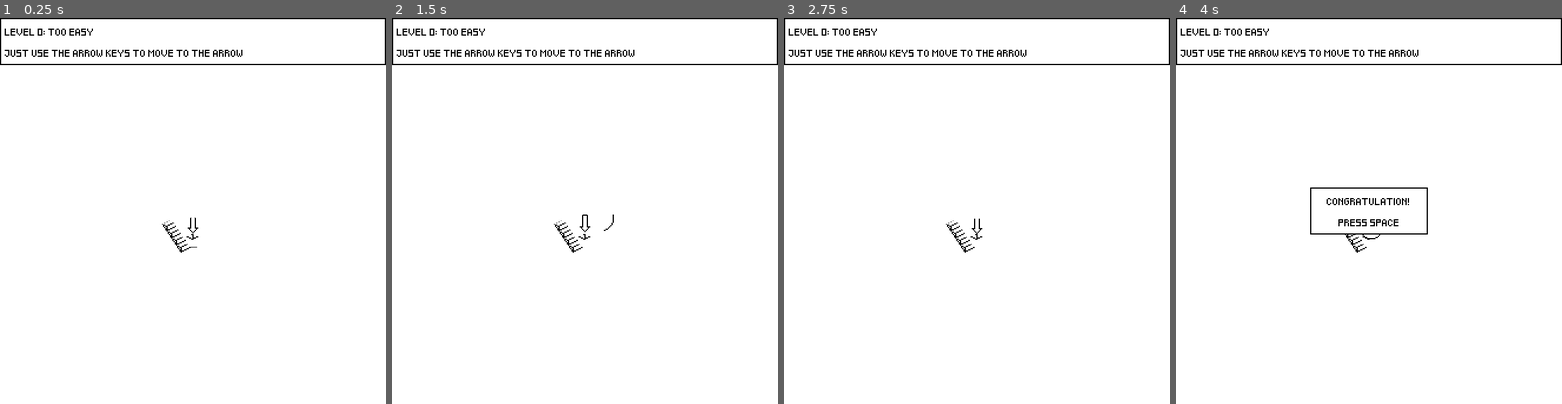
Above: before the commit, frames 1-4 (left to right).
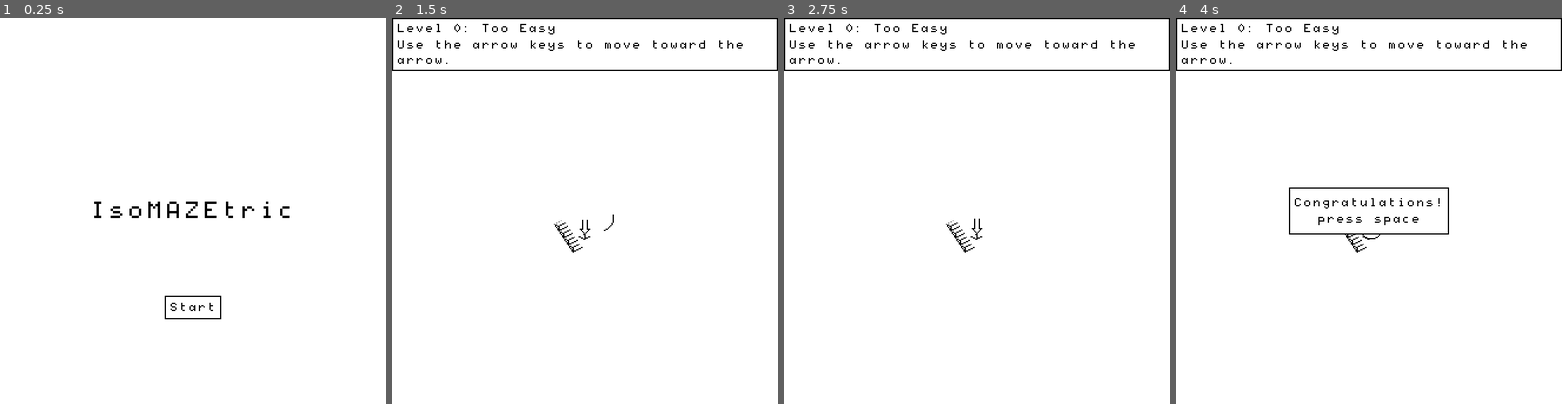
Above: after the commit, the same moments.

Repository: jlcarr/IsoMAZEtric
Game: Godot game, scene res://Menu/Menu.tscn
Two runs of this game, one before a commit and one after it. Both use one fixed random seed, a clock stepped at 60 frames per second and the inputs below. Before the commit the project starts from res://Main.tscn.
Inputs (mouse positions are in pixels of both pictures, inside the frame that each line leads up to):
- Up to frame 1 (0.25 s): no input
- Up to frame 2 (1.5 s): click (585, 307) at 0.5 s, where only the run after the commit has a clickable "Start"; tap Enter at 1.25 s; hold Right (ui_right) from 1.28 s (still down); hold Space (ui_jump) from 1.28 s (still down)
- Up to frame 3 (2.75 s): release Right (ui_right) at 2.03 s; release Space (ui_jump) at 2.03 s; hold Down (ui_down) from 2.03 s (still down); tap Space (ui_jump) at 2.1, 2.27, 2.57 s
- Up to frame 4 (4 s): release Down (ui_down) at 2.78 s; hold Right (ui_right) 2.78-3.53 s; hold Space (ui_jump) 2.78-3.53 s; hold Up (ui_up) from 3.53 s (still down); tap Space (ui_jump) at 3.6, 3.77 s

The runs differ from the first frame. In frame 1, 2.1% of the frame differs, in the area x 0-100%, y 0-79%; in frame 2, 1.7%; in frame 3, 1.7%; in frame 4, 2.4%, in the area x 0-100%, y 1-57%.

Commit message:
Created main menu screen, and updated the font and style

Diff:
--- a/src/Levels.gd
+++ b/src/Levels.gd
@@ -13,8 +13,8 @@
 
 const levels = [
 	{
-		"Name": "LEVEL 0: TOO EASY",
-		"HintText": "JUST USE THE ARROW KEYS TO MOVE TO THE ARROW",
+		"Name": "Level 0: Too Easy",
+		"HintText": "Use the arrow keys to move toward the arrow.",
 		"ConstMap":
 			[
 				[
@@ -28,8 +28,8 @@
 			]
 	},
 	{
-		"Name": "LEVEL 1: ANOTHER ONE",
-		"HintText": "JUST USE THE ARROW KEYS TO MOVE TO THE ARROW",
+		"Name": "Level 1: Another One",
+		"HintText": "Try this.",
 		"ConstMap":
 			[
 				[
@@ -45,7 +45,7 @@
 			]
 	},
 	{
-		"Name": "",
+		"Name": "Level 2: xyz",
 		"HintText": "",
 		"ConstMap":
 			[
@@ -64,7 +64,7 @@
 			]
 	},
 	{
-		"Name": "",
+		"Name": "Level 3: xyz",
 		"HintText": "",
 		"ConstMap":
 			[
@@ -85,7 +85,7 @@
 			]
 	},
 	{
-		"Name": "",
+		"Name": "Level 4: xyz",
 		"HintText": "",
 		"ConstMap":
 			[
@@ -113,7 +113,7 @@
 			]
 	},
 	{
-		"Name": "",
+		"Name": "Level 5: xyz",
 		"HintText": "",
 		"ConstMap":
 			[
@@ -155,8 +155,8 @@
 			]
 	},
 	{
-		"Name": "LEVEL ???: RANDOM WALK",
-		"HintText": "EXPLORE!",
+		"Name": "Level ???: Random Walk",
+		"HintText": "Explore!",
 		"FuncMap": "random_walk",
 		"MapParams": [Vector3(6,6,6), 2*6*6*6]
 	}
--- a/src/Main.gd
+++ b/src/Main/Main.gd
@@ -6,9 +6,9 @@
 
 # Load all the tiles
 #const Platform = preload("Tiles/Cube/Cube.tscn")
-const Platform = preload("Tiles/Platform/Platform.tscn")
-const Staircase = preload("Tiles/StaircaseThin/StaircaseThin.tscn")
-const Marker = preload("Tiles/Marker/Marker.tscn")
+const Platform = preload("res://Tiles/Platform/Platform.tscn")
+const Staircase = preload("res://Tiles/StaircaseThin/StaircaseThin.tscn")
+const Marker = preload("res://Tiles/Marker/Marker.tscn")
 var block_map = [
 	null,
 	Platform.instance(),
@@ -53,9 +53,9 @@
 	get_tree().paused = true
 	#get_node("AnimationPlayer").play("Message")
 	if Levels.victory:
-		FinishLabel.text = "CONGRATULATION!"
+		FinishLabel.text = "Congratulations!"
 	else:
-		FinishLabel.text = "OOPS!"
+		FinishLabel.text = "Oops!"
 	get_node("Finish").show()
 
 func construct_level(level_array):
--- a/src/Main.tscn
+++ b/src/Main/Main.tscn
@@ -1,12 +1,13 @@
 [gd_scene load_steps=9 format=2]
 
-[ext_resource path="res://Main.gd" type="Script" id=1]
-[ext_resource path="res://Tiles/Player/player.tscn" type="PackedScene" id=2]
-[ext_resource path="res://Tiles/Player/player.gd" type="Script" id=3]
-[ext_resource path="res://Menu/PixeledFont.ttf" type="DynamicFontData" id=4]
-[ext_resource path="res://LevelFinish.gd" type="Script" id=5]
+[ext_resource path="res://Theme.tres" type="StyleBox" id=1]
+[ext_resource path="res://Main/Main.gd" type="Script" id=2]
+[ext_resource path="res://Menu/Minitel.ttf" type="DynamicFontData" id=3]
+[ext_resource path="res://Tiles/Player/player.tscn" type="PackedScene" id=4]
+[ext_resource path="res://Tiles/Player/player.gd" type="Script" id=5]
+[ext_resource path="res://Main/LevelFinish.gd" type="Script" id=6]
 
-[sub_resource type="Animation" id=3]
+[sub_resource type="Animation" id=1]
 resource_name = "Message"
 tracks/0/type = "value"
 tracks/0/path = NodePath("Finish:rect_position")
@@ -35,38 +36,24 @@
 } ]
 }
 
-[sub_resource type="StyleBoxFlat" id=1]
-content_margin_left = 4.0
-content_margin_right = 4.0
-content_margin_top = 4.0
-content_margin_bottom = 4.0
-bg_color = Color( 1, 1, 1, 1 )
-border_width_left = 1
-border_width_top = 1
-border_width_right = 1
-border_width_bottom = 1
-border_color = Color( 0, 0, 0, 1 )
-corner_detail = 1
-anti_aliasing = false
-
 [sub_resource type="DynamicFont" id=2]
-size = 5
-font_data = ExtResource( 4 )
+size = 8
+font_data = ExtResource( 3 )
 
 [node name="Main" type="Spatial"]
-script = ExtResource( 1 )
+script = ExtResource( 2 )
 
 [node name="Camera" type="Camera" parent="."]
 transform = Transform( 0.707107, -0.408204, 0.577381, 0, 0.816541, 0.577287, -0.707107, -0.408204, 0.577381, 20, 20, 20 )
 projection = 1
 size = 32.0
 
-[node name="Player" parent="." instance=ExtResource( 2 )]
-script = ExtResource( 3 )
+[node name="Player" parent="." instance=ExtResource( 4 )]
+script = ExtResource( 5 )
 
 [node name="AnimationPlayer" type="AnimationPlayer" parent="."]
 pause_mode = 2
-anims/Message = SubResource( 3 )
+anims/Message = SubResource( 1 )
 
 [node name="Finish" type="PanelContainer" parent="."]
 pause_mode = 2
@@ -75,42 +62,44 @@
 anchor_top = 0.5
 anchor_right = 0.5
 anchor_bottom = 0.5
-margin_left = -50.0
+margin_left = -68.0
 margin_top = -20.0
-margin_right = 50.0
+margin_right = 68.0
 margin_bottom = 20.0
 size_flags_horizontal = 4
 size_flags_vertical = 4
-custom_styles/panel = SubResource( 1 )
-script = ExtResource( 5 )
+custom_styles/panel = ExtResource( 1 )
+script = ExtResource( 6 )
 __meta__ = {
 "_edit_use_anchors_": false
 }
 
 [node name="VBoxContainer" type="VBoxContainer" parent="Finish"]
 margin_left = 4.0
-margin_top = 4.0
-margin_right = 96.0
-margin_bottom = 36.0
+margin_top = 8.0
+margin_right = 132.0
+margin_bottom = 32.0
+size_flags_horizontal = 4
+size_flags_vertical = 4
 
 [node name="Label" type="Label" parent="Finish/VBoxContainer"]
-margin_right = 92.0
-margin_bottom = 14.0
+margin_right = 128.0
+margin_bottom = 10.0
 custom_fonts/font = SubResource( 2 )
 custom_colors/font_color = Color( 0, 0, 0, 1 )
-text = "CONGRATULATIONS!"
+text = "Congratulations!"
 align = 1
 __meta__ = {
 "_edit_use_anchors_": false
 }
 
 [node name="Label2" type="Label" parent="Finish/VBoxContainer"]
-margin_top = 18.0
-margin_right = 92.0
-margin_bottom = 32.0
+margin_top = 14.0
+margin_right = 128.0
+margin_bottom = 24.0
 custom_fonts/font = SubResource( 2 )
 custom_colors/font_color = Color( 0, 0, 0, 1 )
-text = "PRESS SPACE"
+text = "press space"
 align = 1
 __meta__ = {
 "_edit_use_anchors_": false
@@ -121,34 +110,36 @@
 margin_bottom = 39.0
 size_flags_horizontal = 2
 size_flags_vertical = 4
-custom_styles/panel = SubResource( 1 )
+custom_styles/panel = ExtResource( 1 )
 __meta__ = {
 "_edit_use_anchors_": false
 }
 
 [node name="Container" type="VBoxContainer" parent="LevelText"]
 margin_left = 4.0
-margin_top = 4.0
+margin_top = 7.0
 margin_right = 652.0
-margin_bottom = 36.0
+margin_bottom = 31.0
+size_flags_horizontal = 9
+size_flags_vertical = 4
 
 [node name="LevelName" type="Label" parent="LevelText/Container"]
 margin_right = 648.0
-margin_bottom = 14.0
+margin_bottom = 10.0
 custom_fonts/font = SubResource( 2 )
 custom_colors/font_color = Color( 0, 0, 0, 1 )
-text = "LEVEL 0: TOO EASY"
+text = "Level 0: Level Name"
 __meta__ = {
 "_edit_use_anchors_": false
 }
 
 [node name="LevelHint" type="Label" parent="LevelText/Container"]
-margin_top = 18.0
+margin_top = 14.0
 margin_right = 648.0
-margin_bottom = 32.0
+margin_bottom = 24.0
 custom_fonts/font = SubResource( 2 )
 custom_colors/font_color = Color( 0, 0, 0, 1 )
-text = "C'MON, YOU GOT THIS"
+text = "Level's hint text directing you."
 autowrap = true
 __meta__ = {
 "_edit_use_anchors_": false
--- /dev/null
+++ b/src/Menu/Menu.gd
@@ -0,0 +1,4 @@
+extends Control
+
+func start():
+	get_tree().change_scene("res://Main/Main.tscn")
--- /dev/null
+++ b/src/Menu/Menu.tscn
@@ -0,0 +1,65 @@
+[gd_scene load_steps=6 format=2]
+
+[ext_resource path="res://Menu/Minitel.ttf" type="DynamicFontData" id=1]
+[ext_resource path="res://Theme.tres" type="StyleBox" id=2]
+[ext_resource path="res://Menu/Menu.gd" type="Script" id=3]
+
+[sub_resource type="DynamicFont" id=1]
+font_data = ExtResource( 1 )
+
+[sub_resource type="DynamicFont" id=2]
+size = 8
+font_data = ExtResource( 1 )
+
+[node name="Menu" type="Control"]
+anchor_right = 1.0
+anchor_bottom = 1.0
+script = ExtResource( 3 )
+__meta__ = {
+"_edit_use_anchors_": false
+}
+
+[node name="Label" type="Label" parent="."]
+anchor_left = 0.5
+anchor_top = 0.5
+anchor_right = 0.5
+anchor_bottom = 0.5
+margin_left = -176.0
+margin_top = -68.5
+margin_right = 176.0
+margin_bottom = 68.5
+size_flags_horizontal = 4
+custom_fonts/font = SubResource( 1 )
+custom_colors/font_color = Color( 0, 0, 0, 1 )
+text = "IsoMAZEtric"
+align = 1
+valign = 1
+__meta__ = {
+"_edit_use_anchors_": false
+}
+
+[node name="Start" type="Button" parent="."]
+anchor_left = 0.5
+anchor_top = 0.75
+anchor_right = 0.5
+anchor_bottom = 0.75
+margin_left = -24.0
+margin_top = -10.0
+margin_right = 24.0
+margin_bottom = 10.0
+custom_styles/hover = ExtResource( 2 )
+custom_styles/pressed = ExtResource( 2 )
+custom_styles/focus = ExtResource( 2 )
+custom_styles/disabled = ExtResource( 2 )
+custom_styles/normal = ExtResource( 2 )
+custom_fonts/font = SubResource( 2 )
+custom_colors/font_color_disabled = Color( 0, 0, 0, 1 )
+custom_colors/font_color = Color( 0, 0, 0, 1 )
+custom_colors/font_color_hover = Color( 0, 0, 0, 1 )
+custom_colors/font_color_pressed = Color( 0, 0, 0, 1 )
+text = "Start"
+__meta__ = {
+"_edit_use_anchors_": false
+}
+
+[connection signal="pressed" from="Start" to="." method="start"]
--- /dev/null
+++ b/src/Theme.tres
@@ -0,0 +1,15 @@
+[gd_resource type="StyleBoxFlat" format=2]
+
+[resource]
+content_margin_left = 4.0
+content_margin_right = 4.0
+content_margin_top = 4.0
+content_margin_bottom = 4.0
+bg_color = Color( 1, 1, 1, 1 )
+border_width_left = 1
+border_width_top = 1
+border_width_right = 1
+border_width_bottom = 1
+border_color = Color( 0, 0, 0, 1 )
+corner_detail = 1
+anti_aliasing = false
--- a/src/Tiles/Marker/Marker.gd
+++ b/src/Tiles/Marker/Marker.gd
@@ -6,7 +6,7 @@
 const rf_texture = preload("marker.png")
 
 
-func _on_Marker_body_entered(body):
+func _on_Marker_body_entered(_body):
 	Levels.victory = true
 	get_tree().get_current_scene().finish_line()
 	#if "orig" in body:
--- a/src/project.godot
+++ b/src/project.godot
@@ -15,7 +15,7 @@
 [application]
 
 config/name="IsoMAZEtric"
-run/main_scene="res://Main.tscn"
+run/main_scene="res://Menu/Menu.tscn"
 config/icon="res://icon.png"
 
 [autoload]
Renamed: src/LevelFinish.gd -> src/Main/LevelFinish.gd
Binary file added: src/Menu/Minitel.ttf
Binary file removed: src/Menu/PixeledFont.ttf
